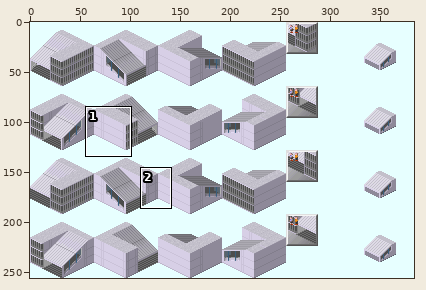
Two versions of one sprite sheet, Cublic/With_EV/Station_With_Stair_EV.png. Above: a wide view before the commit, with the close-up outlined.
Close-up. Before the commit:
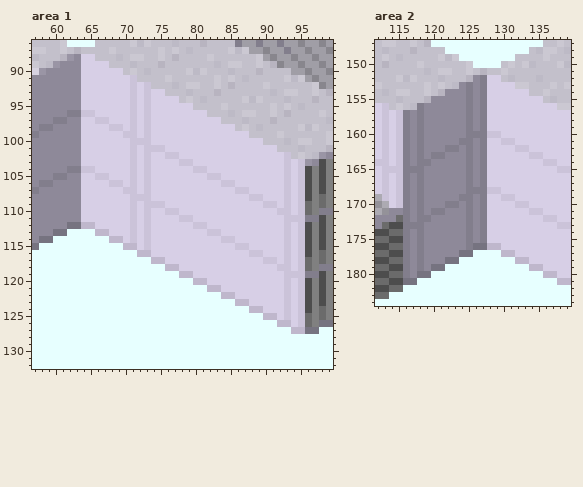
The file is 384x256 pixels. Colours within 5 levels of each other are drawn and written as one. Shown: area 1: x 57..99, y 86..132; area 2: x 112..139, y 147..184. The commit also changed other parts of the picture, which this record leaves out.
Once edited:
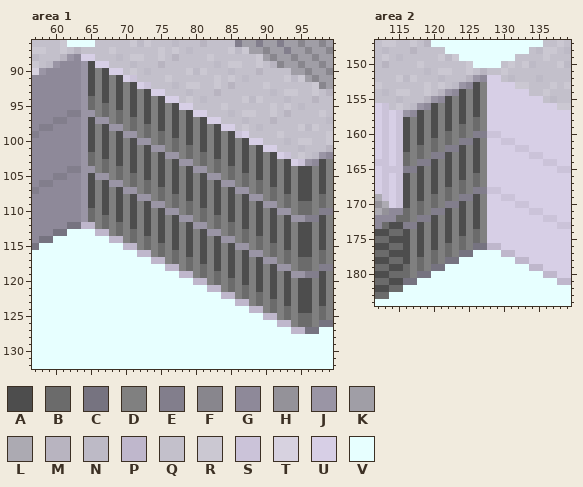
Palette (. is transparent): A #4d4d4d  B #6b6b6b  C #767380  D #808080  E #827e8c  F #88868d  G #8e8999  H #949299  J #9a95a5  K #a09ea6  L #acaab2  M #b8b4c0  N #bdbac6  P #bfb7cc  Q #c3c0cb  R #cbc8d2  S #cbc3d9  T #d7d2e0  U #d7cfe6  V #e7ffff
From old to new:
--- area 1
@@ x 57..99 @@
  88 NQQQMJGUUQQQNQRRQQRQMQQQQRQQQQQQRKFKKFKKFKK
- 89 RQNJGGGUUUUQQQNQQQMQQQQQQQNQRRQQRQMFKKFKKFK
- 90 TJGGGGGUUUUUUQRQNQQQQQRNRQQQNQQQMQQQQKKFKKF
- 91 GGGGGGGUUUUUUUSQQQQRQQQQQQRQRQNQQQQQRNRKFKK
- 92 GGGGGGGUUUUUUUSUSQQQNQRRQQRQMQQQQRQQQQQQRFK
- 93 GGGGGGGUUUUUUUSUSUUQQQNQQQMQQQQQQQNQRRQQRQM
- 94 GGGGGGGUUUUUUUSUSUUUUQRQNQQQQQRNRQQQNQQQMQQ
- 95 GGGGGGGUUUUUUUSUSUUUUUUQQQQRQQQQQQRQRQNQQQQ
- 96 GGGGGEESSUUUUUSUSUUUUUUUUQQQNQRRQQRQMQQQQRQ
- 97 GGGEEGGUUSSUUUSUSUUUUUUUUUUQQQNQQQMQQQQQQQN
- 98 GEEGGGGUUUUSSUSUSUUUUUUUUUUUUQRQNQQQQQRNRQQ
- 99 EGGGGGGUUUUUUSSUSUUUUUUUUUUUUUUQQQQRQQQQQQR
-100 GGGGGGGUUUUUUUSSSUUUUUUUUUUUUUUUUQQQNQRRQQR
-101 GGGGGGGUUUUUUUSUSSSUUUUUUUUUUUUUUUUQQQNQQQM
-102 GGGGGGGUUUUUUUSUSUUSSUUUUUUUUUUUUUUUSQRQNJG
-103 GGGGGGGUUUUUUUSUSUUUUSSUUUUUUUUUUUUUSUSJGAD
-104 GGGGGEESSUUUUUSUSUUUUUUSSUUUUUUUUUUUSUSADAD
-105 GGGEEGGUUSSUUUSUSUUUUUUUUSSUUUUUUUUUSUSADAD
-106 GEEGGGGUUUUSSUSUSUUUUUUUUUUSSUUUUUUUSUSADAD
-107 EGGGGGGUUUUUUSSUSUUUUUUUUUUUUSSUUUUUSUSADAD
-108 GGGGGGGUUUUUUUSSSUUUUUUUUUUUUUUSSUUUSUSADBD
-109 GGGGGGGUUUUUUUSUSSSUUUUUUUUUUUUUUSSUSUSBDBD
-110 GGGGGGGUUUUUUUSUSUUSSUUUUUUUUUUUUUUSSUSBDEE
-111 GGGGGGGUUUUUUUSUSUUUUSSUUUUUUUUUUUUUSSSEEAD
-112 GGGGGCCPPUUUUUSUSUUUUUUSSUUUUUUUUUUUSUSADAD
-113 GGGCCVVVVPPUUUSUSUUUUUUUUSSUUUUUUUUUSUSADAD
-114 GCCVVVVVVVVPPUSUSUUUUUUUUUUSSUUUUUUUSUSADAD
-115 CVVVVVVVVVVVVPPUSUUUUUUUUUUUUSSUUUUUSUSADAD
-116 VVVVVVVVVVVVVVVPPUUUUUUUUUUUUUUSSUUUSUSADBD
-117 VVVVVVVVVVVVVVVVVPPUUUUUUUUUUUUUUSSUSUSBDBD
-118 VVVVVVVVVVVVVVVVVVVPPUUUUUUUUUUUUUUSSUSBDEE
-119 VVVVVVVVVVVVVVVVVVVVVPPUUUUUUUUUUUUUSSSEEAD
-120 VVVVVVVVVVVVVVVVVVVVVVVPPUUUUUUUUUUUSUSADAD
-121 VVVVVVVVVVVVVVVVVVVVVVVVVPPUUUUUUUUUSUSADAD
-122 VVVVVVVVVVVVVVVVVVVVVVVVVVVPPUUUUUUUSUSADAD
-123 VVVVVVVVVVVVVVVVVVVVVVVVVVVVVPPUUUUUSUSADAD
-124 VVVVVVVVVVVVVVVVVVVVVVVVVVVVVVVPPUUUSUSADBD
-125 VVVVVVVVVVVVVVVVVVVVVVVVVVVVVVVVVPPUSUSBDBD
-126 VVVVVVVVVVVVVVVVVVVVVVVVVVVVVVVVVVVPPUSBDCC
+ 89 RQNJGGGJAUUQQQNQQQMQQQQQQQNQRRQQRQMFKKFKKFK
+ 90 TJGGGGGJADAUUQRQNQQQQQRNRQQQNQQQMQQQQKKFKKF
+ 91 GGGGGGGJADADAUSQQQQRQQQQQQRQRQNQQQQQRNRKFKK
+ 92 GGGGGGGJADADADAUSQQQNQRRQQRQMQQQQRQQQQQQRFK
+ 93 GGGGGGGJADADADADAUUQQQNQQQMQQQQQQQNQRRQQRQM
+ 94 GGGGGGGJBDADADADADAUUQRQNQQQQQRNRQQQNQQQMQQ
+ 95 GGGGGGGJBDBDADADADADAUUQQQQRQQQQQQRQRQNQQQQ
+ 96 GGGGGEEJJDBDBDADADADADAUUQQQNQRRQQRQMQQQQRQ
+ 97 GGGEEGGJAJJDBDBDADADADADAUUQQQNQQQMQQQQQQQN
+ 98 GEEGGGGJADAJJDBDBDADADADADAUUQRQNQQQQQRNRQQ
+ 99 EGGGGGGJADADAJJDBDBDADADADADASUQQQQRQQQQQQR
+100 GGGGGGGJADADADAJJDBDBDADADADADAUUQQQNQRRQQR
+101 GGGGGGGJADADADADAJJDBDBDADADADADAUUQQQNQQQM
+102 GGGGGGGJBDADADADADAJJDBDBDADADADADAUSQRQNJG
+103 GGGGGGGJBDBDADADADADAJJDBDBDADADADADAUSJGAD
+104 GGGGGEEJJDBDBDADADADADAJJDBDBDADADADADAADAD
+105 GGGEEGGJAJJDBDBDADADADADAJJDBDBDADADADAADAD
+106 GEEGGGGJADAJJDBDBDADADADADAJJDBDBDADADAADAD
+107 EGGGGGGJADADAJJDBDBDADADADADAJJDBDBDADAADAD
+108 GGGGGGGJADADADAJJDBDBDADADADADAJJDBDBDAADBD
+109 GGGGGGGJADADADADAJJDBDBDADADADADAJJDBDBBDBD
+110 GGGGGGGJBDADADADADAJJDBDBDADADADADAJJDBBDEE
+111 GGGGGGGJBDBDADADADADAJJDBDBDADADADADAJJEEAD
+112 GGGGGCCPPDBDBDADADADADAJJDBDBDADADADADAADAD
+113 GGGCCVVVVPPDBDBDADADADADAJJDBDBDADADADAADAD
+114 GCCVVVVVVVVPPDBDBDADADADADAJJDBDBDADADAADAD
+115 CVVVVVVVVVVVVPPDBDBDADADADADAJJDBDBDADAADAD
+116 VVVVVVVVVVVVVVVPPDBDBDADADADADAJJDBDBDAADBD
+117 VVVVVVVVVVVVVVVVVPPDBDBDADADADADAJJDBDBBDBD
+118 VVVVVVVVVVVVVVVVVVVPPDBDBDADADADADAJJDBBDEE
+119 VVVVVVVVVVVVVVVVVVVVVPPDBDBDADADADADAJJEEAD
+120 VVVVVVVVVVVVVVVVVVVVVVVPPDBDBDADADADADAADAD
+121 VVVVVVVVVVVVVVVVVVVVVVVVVPPDBDBDADADADAADAD
+122 VVVVVVVVVVVVVVVVVVVVVVVVVVVPPDBDBDADADAADAD
+123 VVVVVVVVVVVVVVVVVVVVVVVVVVVVVPPDBDBDADAADAD
+124 VVVVVVVVVVVVVVVVVVVVVVVVVVVVVVVPPDBDBDAADBD
+125 VVVVVVVVVVVVVVVVVVVVVVVVVVVVVVVVVPPDBDBBDBD
+126 VVVVVVVVVVVVVVVVVVVVVVVVVVVVVVVVVVVPPDBBDCC
 127 VVVVVVVVVVVVVVVVVVVVVVVVVVVVVVVVVVVVVPPCCVV
--- area 2
@@ x 114..129 @@
 151 QQQQQNQRRQQRQMQQ
-152 QRNRQQQNQQQMGEUU
-153 QQQQQRQRQNGEGEUU
-154 QRRQQRQMGGGEGEUU
-155 QNQQQMGGGGGEGEUU
-156 QRQNEGGGGGGEGEUU
-157 USEGEGGGGGGEGEUU
-158 USEGEGGGGGGEGEUU
-159 USEGEGGGGGGEGEUU
-160 USEGEGGGGGGEEESS
-161 USEGEGGGGGEEGEUU
-162 USEGEGGGEEGEGEUU
-163 USEGEGEEGGGEGEUU
-164 USEGEEGGGGGEGEUU
-165 SSEEEGGGGGGEGEUU
-166 USEGEGGGGGGEGEUU
-167 USEGEGGGGGGEGEUU
-168 USEGEGGGGGGEEESS
-169 USEGEGGGGGEEGEUU
-170 USEGEGGGEEGEGEUU
-171 GGEGEGEEGGGEGEUU
-172 GBEGEEGGGGGEGEUU
-173 AAEEEGGGGGGEGEUU
-174 BBEGEGGGGGGEGEUU
-175 AAEGEGGGGGGEGEUU
-176 BBEGEGGGGGGECCPP
-177 AAEGEGGGGGCCVVVV
-178 BBEGEGGGCCVVVVVV
-179 AAEGEGCCVVVVVVVV
-180 BBEGCCVVVVVVVVVV
+152 QRNRQQQNQQQMJGUU
+153 QQQQQRQRQNJGADUU
+154 QRRQQRQMJGADADUU
+155 QNQQQMJGADADADUU
+156 QRQNJGADADADADUU
+157 USJGADADADADADUU
+158 USADADADADADBDUU
+159 USADADADADBDBDUU
+160 USADADADBDBDEESS
+161 USADADBDBDEEADUU
+162 USADBDBDEEADADUU
+163 USBDBDEEADADADUU
+164 USBDEEADADADADUU
+165 SSEEADADADADADUU
+166 USADADADADADBDUU
+167 USADADADADBDBDUU
+168 USADADADBDBDEESS
+169 USADADBDBDEEADUU
+170 USADBDBDEEADADUU
+171 GGBDBDEEADADADUU
+172 GBBDEEADADADADUU
+173 AAEEADADADADADUU
+174 BBADADADADADBDUU
+175 AAADADADADBDBDUU
+176 BBADADADBDBDCCPP
+177 AAADADBDBDCCVVVV
+178 BBADBDBDCCVVVVVV
+179 AABDBDCCVVVVVVVV
+180 BBBDCCVVVVVVVVVV
 181 AACCVVVVVVVVVVVV
Changed places in both close-ups, as pixel boxes (x1, y1, x2, y2):
changed: (81, 61, 305, 327)
changed: (403, 75, 487, 278)
